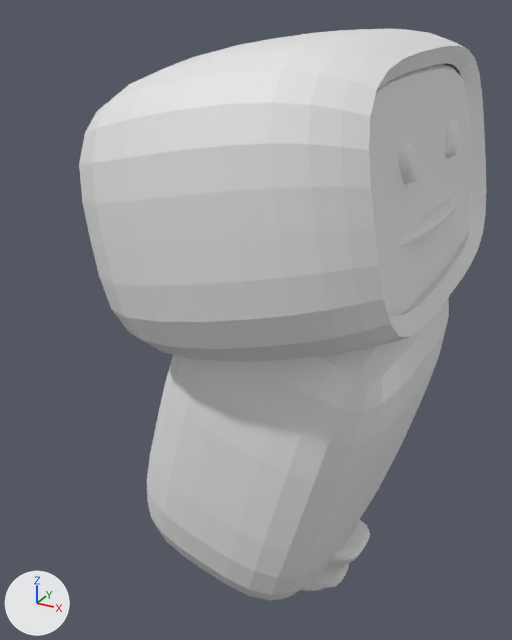
An edit to the glTF model robotTexture.gltf, drawn before and after from the same camera.
One viewpoint serves both versions: a 50 mm camera at (1.02, -2.21, 2.35) aimed at (-0.2, 0.01, 1.25). The axes (+X, +Y, +Z) are drawn at lower left. The lights are the same throughout. Materials are left out; every surface is plain grey.

Names of what the first picture shows: 'Face', 'Head', 'L eye', 'Leg', 'Mouth', 'R eye', 'body'.
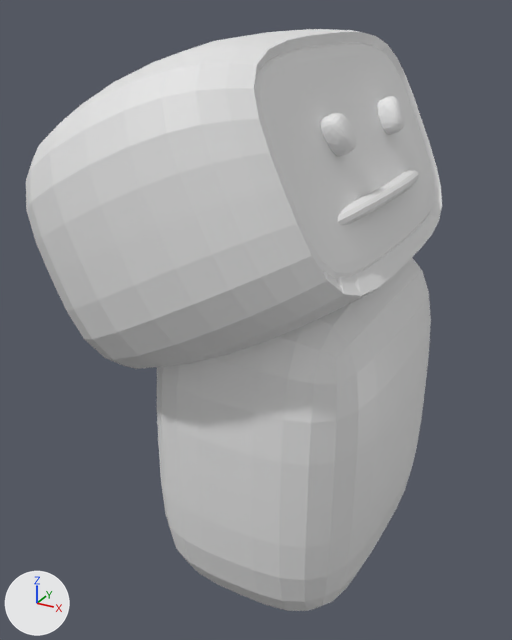
Boxes [x1, y1, x2, y2] around the edits, measured in the pictures (512 x 640 px):
'Head', moved, turned: before [79, 29, 486, 362]; after [26, 29, 442, 369]
'body', moved, turned: before [147, 297, 449, 600]; after [157, 258, 431, 611]
'Face', moved, turned: before [369, 64, 473, 316]; after [254, 42, 434, 279]
'Mouth', turned: before [400, 195, 458, 248]; after [337, 170, 419, 225]
'L eye', moved: before [444, 119, 460, 158]; after [377, 96, 405, 135]
'Leg', unchanged, covered by the edit: before [309, 519, 370, 588]

The change, as a list of edits to the scene's bpy script:
```text
Change ob_head:
    ob_head.location: (0.02, 0.0, 1.781) -> (-0.188, 0.0, 1.734)
    ob_head.rotation_euler: (0.0, -0.166, 0.0) -> (0.0, -0.427, 0.0)  # degrees (0, -9.5, 0) -> degrees (0, -24, 0)
Change ob_body:
    ob_body.location: (0.0, 0.0, 0.936) -> (0.011, 0.0, 0.912)
    ob_body.rotation_euler: (0.0, 0.266, 0.0) -> (0.0, 0.00482, 0.0)  # degrees (0, 15, 0) -> degrees (0, 0.3, 0)
Change ob_face:
    ob_face.location: (0.02, 0.0, 1.781) -> (-0.168, 0.0, 1.771)
    ob_face.rotation_euler: (0.0, -0.166, 0.0) -> (0.0, -0.427, 0.0)  # degrees (0, -9.5, 0) -> degrees (0, -24, 0)
Change ob_l_eye:
    ob_l_eye.location: (0.374, 0.245, 1.944) -> (0.175, 0.245, 2.0)
Change ob_mouth:
    ob_mouth.rotation_euler: (0.0, -0.214, 0.0) -> (0.0, -0.475, 0.0)  # degrees (0, -12, 0) -> degrees (0, -27, 0)
```
